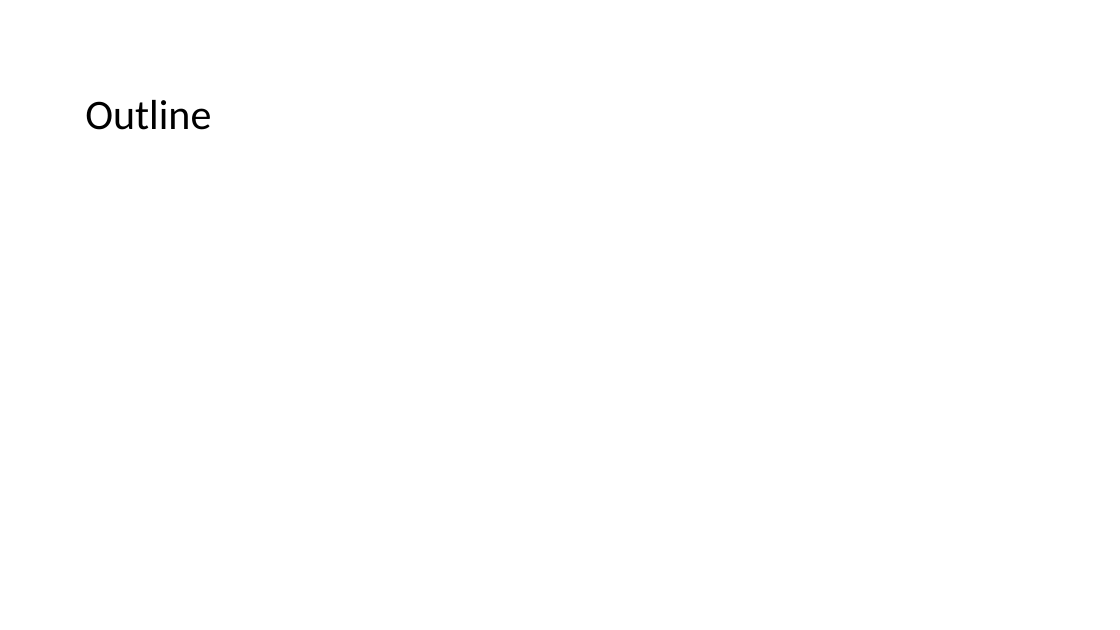
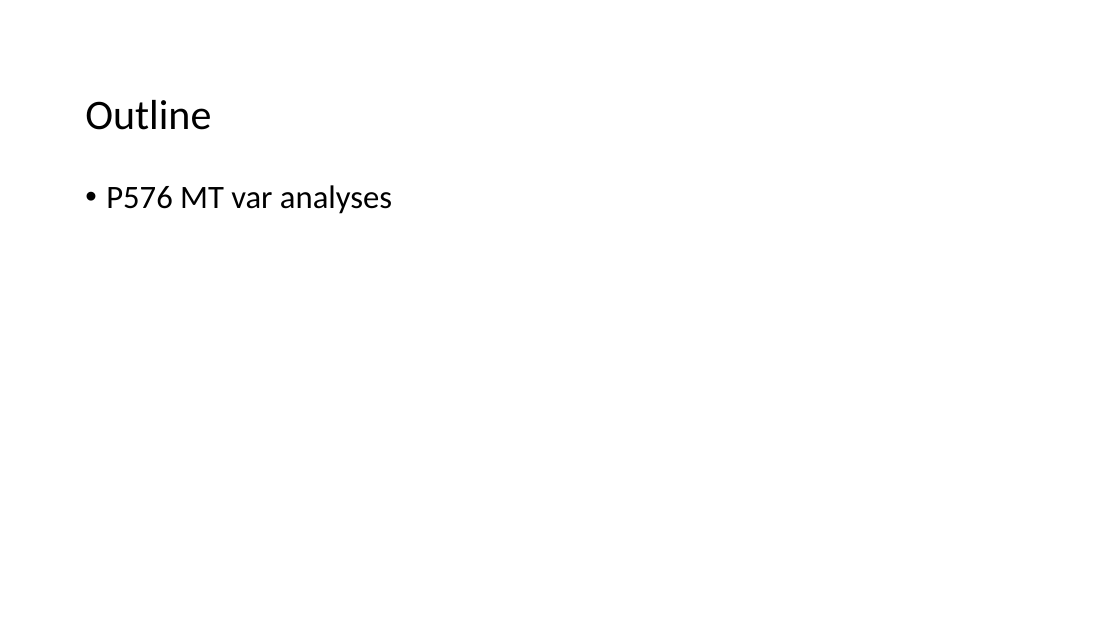
Before and after one commit to tybottorff/bottorffdocs, a slide deck: slide 2 of presentations/weekly_meetings/7_11_24.pptx. Drawn at 1120x630 pixels with LibreOffice and Linux fonts; fonts in the diff are those of the drawing. Boxes give left, top, right and bottom in pixels: in the first picture for what was removed or moved away, otherwise in the second. Text is boxed around its words. In the diff, an @@ line names an element or a change of style, - is before the commit and + after.

```diff
--- a/presentations/weekly_meetings/7_11_24.pptx
+++ b/presentations/weekly_meetings/7_11_24.pptx
@@ text added at <box>106,185,392,214</box>, 28 pt, text #000000 @@
+• P576 MT var analyses
```
Also in this commit, not shown: 3 other slides changed.
